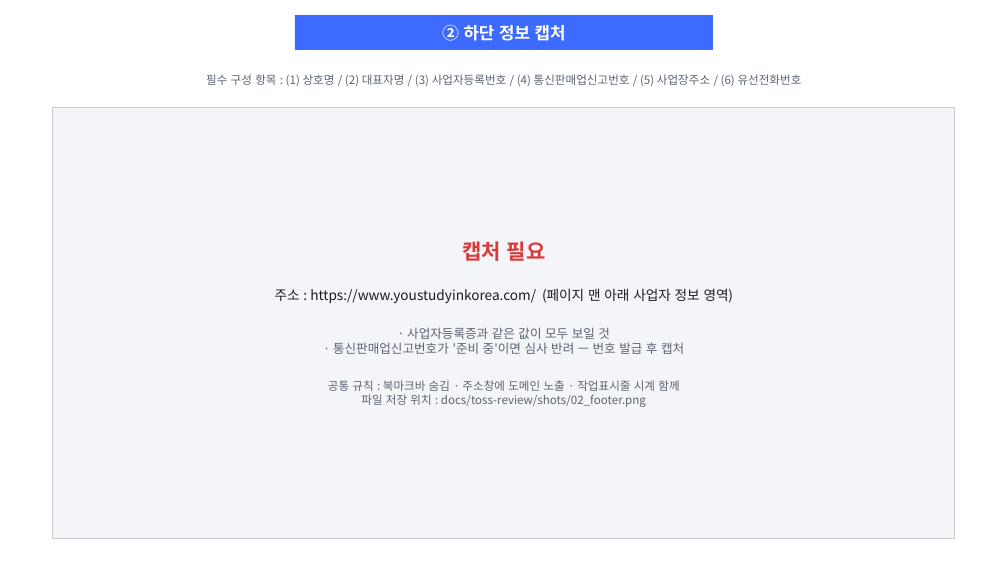
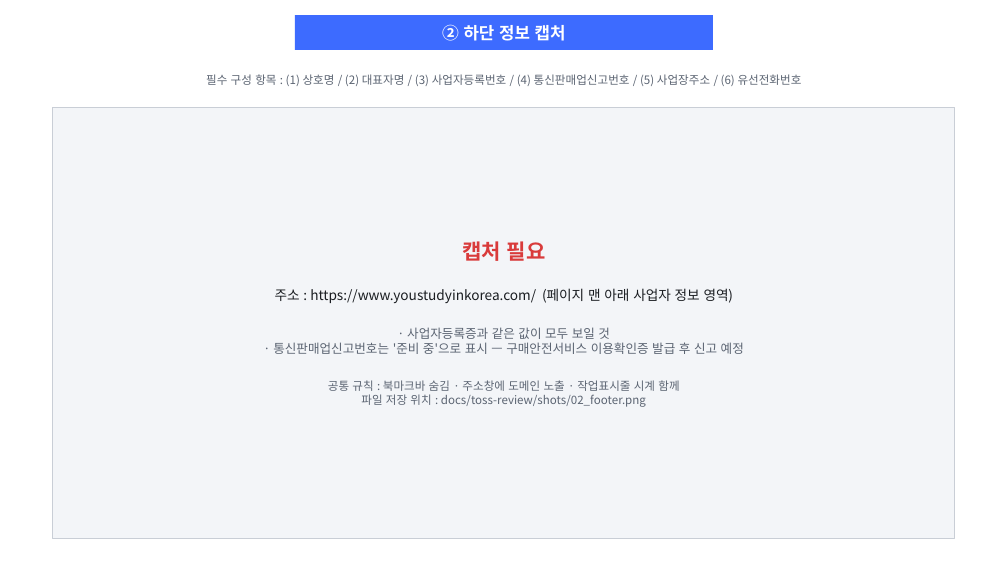
Before and after one commit to byron-glocare/byron-glocare-repo, a slide deck: slide 2 of docs/toss-review/결제경로_글로케어.pptx. Drawn at 1008x567 pixels with LibreOffice and Linux fonts; fonts in the diff are those of the drawing. Boxes give left, top, right and bottom in pixels: in the first picture for what was removed or moved away, otherwise in the second. Text is boxed around its words. In the diff, an @@ line names an element or a change of style, - is before the commit and + after.

Commit message:
docs(toss): 통신판매업신고번호를 결격이 아니라 진행 상태로 표기
순서가 반대였다 — PG 심사를 통과해야 구매안전서비스 이용확인증이 나오고,
그걸 구청에 내야 신고번호가 나온다. 심사 시점에 비어 있는 게 정상이고
토스 담당자 확인도 받았다.

- PPT 표지: 붉은 "(발급 후 기재)" → 회색 "신고 예정 (구매안전서비스
  이용확인증 발급 후 신고)". 실제로 못 채우는 값을 결격처럼 보이게 두면
  심사자가 누락으로 읽는다.
- 하단정보 슬라이드의 "'준비 중'이면 반려" 경고 문구도 같은 취지로 교체.
- 회신 초안·README: 남은 준비물에서 빼고 이유를 적었다. 남은 건 테스트 계정뿐.
- company.ts: 왜 비어 있는지 주석에 순서를 남겼다.

```diff
--- a/docs/toss-review/결제경로_글로케어.pptx
+++ b/docs/toss-review/결제경로_글로케어.pptx
@@ text in rectangle at box(273, 342, 744, 354): text changed @@
-· 통신판매업신고번호가 '준비 중'이면 심사 반려 — 번호 발급 후 캡처
+· 통신판매업신고번호는 '준비 중'으로 표시 — 구매안전서비스 이용확인증 발급 후 신고 예정
```
Also in this commit, not shown: 1 other slide changed, 4 other files.
